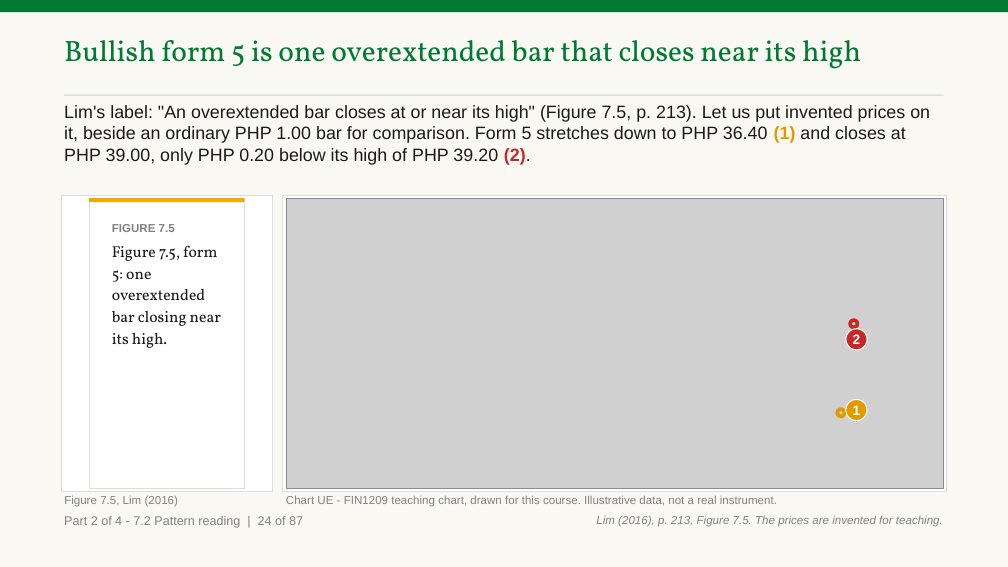
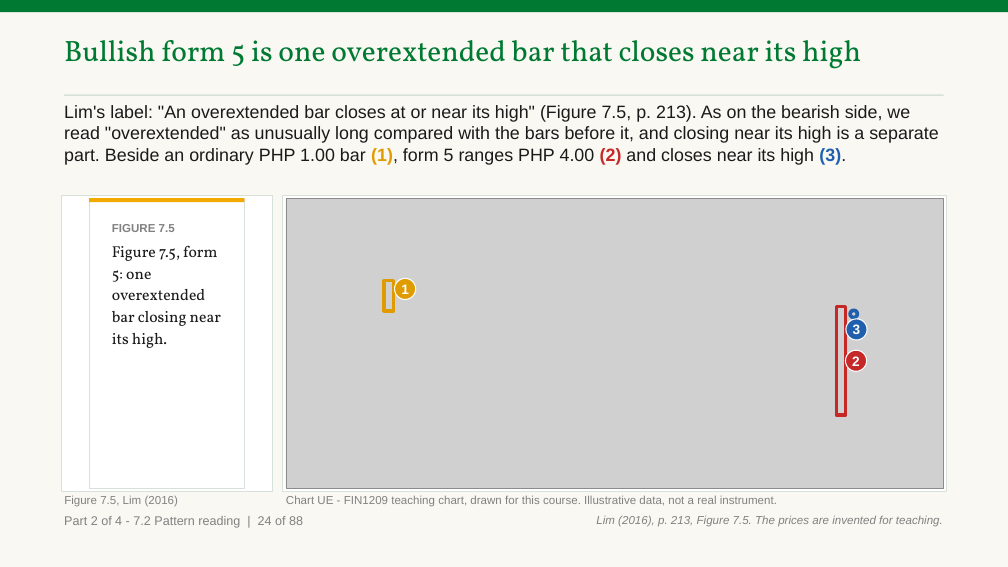
Before and after one commit to benjiesotelo-sudo/Telos_FIN1209, a slide deck: slide 66 of chapter-07/FIN1209-Chapter-07.pptx. Drawn at 1008x567 pixels with LibreOffice and Linux fonts; fonts in the diff are those of the drawing; grey boxes stand for pictures. Boxes give left, top, right and bottom in pixels: in the first picture for what was removed or moved away, otherwise in the second. Text is boxed around its words. In the diff, an @@ line names an element or a change of style, - is before the commit and + after.

Commit message:
Chapter 7: define overextended bar (slides 52, 66, 75, 76, 85, 94, 104) (#53)
* Chapter 7: define overextended as an unusually long bar, enlarge the examples that claim it

* Chapter 7: Bollinger wording on slide 52, size contrast named on slides 85, 94 and 104

* Chapter 7: draw the ordinary and overextended last bar on slides 85, 94 and 104

```diff
--- a/chapter-07/FIN1209-Chapter-07.pptx
+++ b/chapter-07/FIN1209-Chapter-07.pptx
@@ text at (x1=64, y1=105, x2=939, y2=165): text changed @@
-Lim's label: "An overextended bar closes at or near its high" (Figure 7.5, p. 213). Let us put invented prices on it, beside an ordinary PHP 1.00 bar for comparison. Form 5 stretches down to PHP 36.40 (1) and closes at PHP 39.00, only PHP 0.20 below its high of PHP 39.20 (2).
+Lim's label: "An overextended bar closes at or near its high" (Figure 7.5, p. 213). As on the bearish side, we read "overextended" as unusually long compared with the bars before it, and closing near its high is a separate part. Beside an ordinary PHP 1.00 bar (1), form 5 ranges PHP 4.00 (2) and closes near its high (3).
@@ rectangle added at (x1=384, y1=281, x2=393, y2=311), outline #E09B00 3.5 pt @@
@@ ellipse "1" moved from (x1=846, y1=399, x2=867, y2=420) to (x1=395, y1=278, x2=416, y2=299) @@
@@ rectangle added at (x1=836, y1=306, x2=845, y2=415), outline #C62828 3.5 pt @@
@@ ellipse added at (x1=846, y1=319, x2=867, y2=340), fill #1F5FAD, outline #FFFFFF 1 pt, 13 pt, text #FFFFFF, bold @@
+3
@@ ellipse moved from (x1=850, y1=321, x2=858, y2=328) to (x1=850, y1=310, x2=858, y2=318) @@
@@ ellipse at (x1=850, y1=310, x2=858, y2=318): outline #C62828 3.5 pt to #1F5FAD 3.5 pt @@
@@ ellipse "2" moved from (x1=846, y1=329, x2=867, y2=350) to (x1=845, y1=350, x2=867, y2=371) @@
@@ ellipse removed at (x1=837, y1=409, x2=845, y2=417) @@
@@ text at (x1=64, y1=516, x2=303, y2=528): text changed @@
-Part 2 of 4 - 7.2 Pattern reading | 24 of 87
+Part 2 of 4 - 7.2 Pattern reading | 24 of 88
```
Also in this commit, not shown: 86 other slides changed, 1 slide added, 2 other files.
